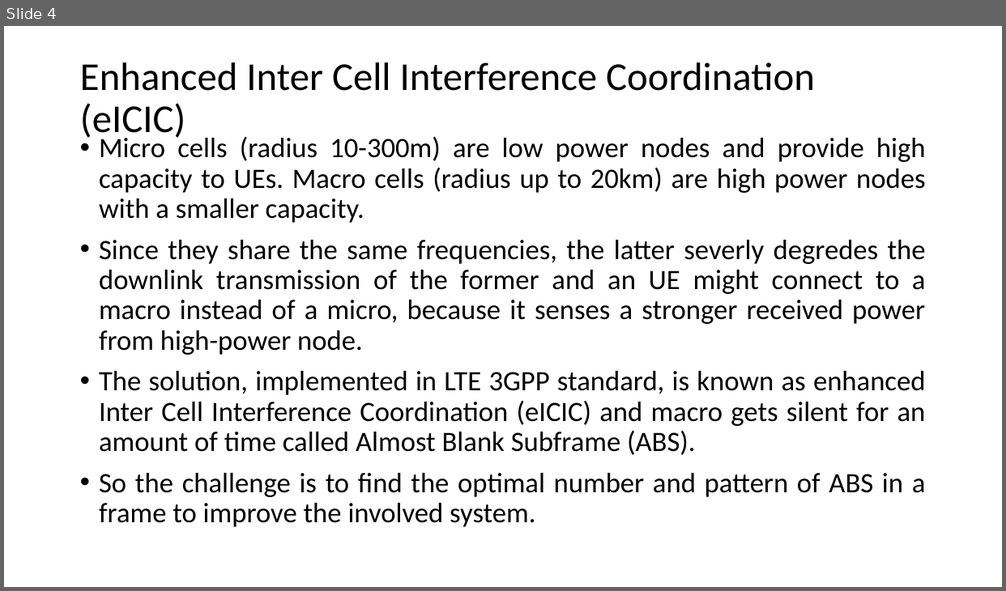
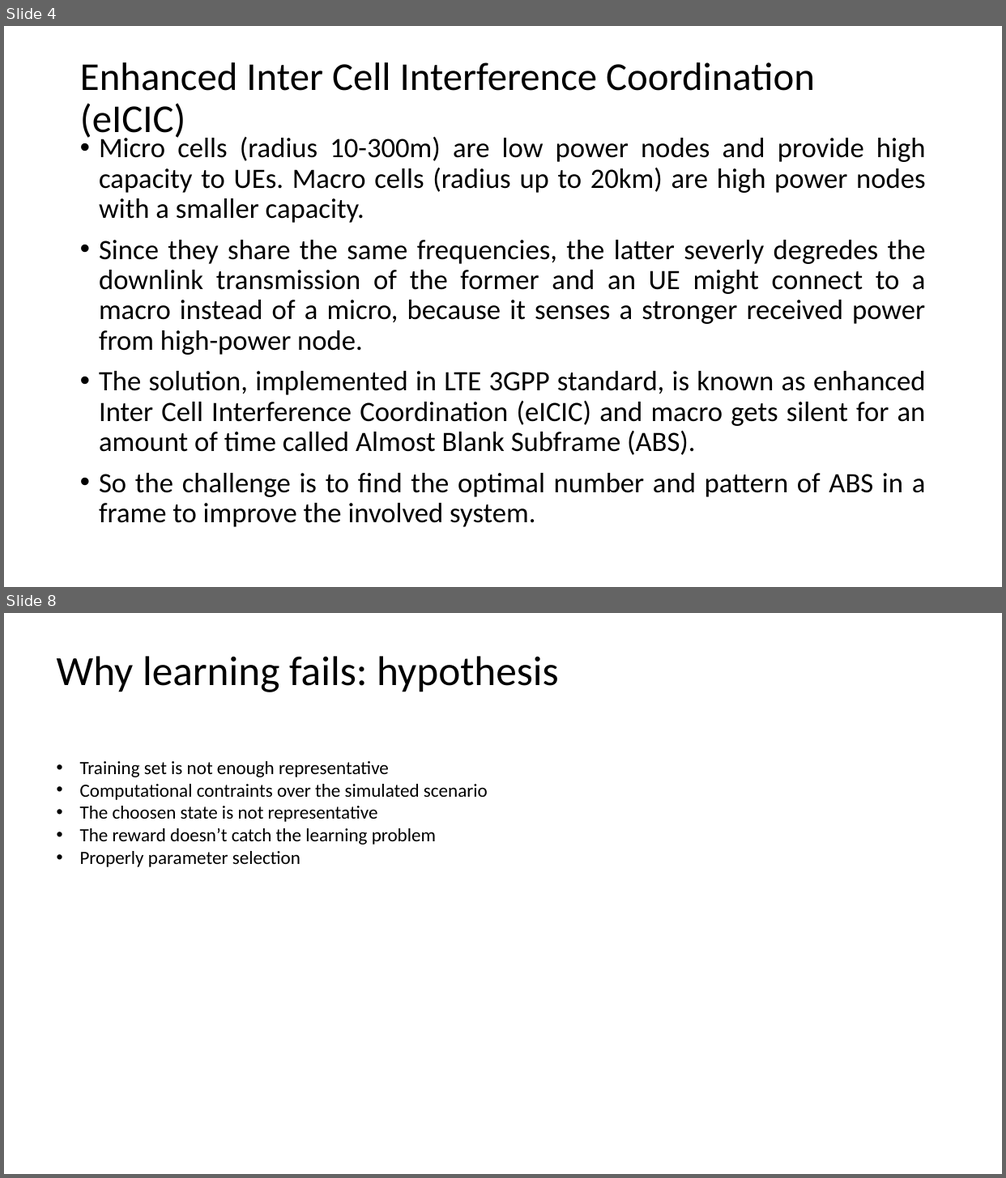
Before and after one commit to marcantonio14/Latex-writing, a slide deck: Self-Organizing Networks in LTE.pptx. Shown one above the other, each under a label of ours: slide 4 before the commit, slides 4 and 8 after it; the slides between them are not shown. The pictures are 1006x591 and 1006x1178 pixels, drawn with LibreOffice and Linux fonts; fonts in the diff are those of the drawing. Boxes give left, top, right and bottom in pixels: in the first picture for what was removed or moved away, otherwise in the second. Text is boxed around its words. In the diff, an @@ line names an element or a change of style, - is before the commit and + after.

```diff
--- a/Self-Organizing Networks in LTE.pptx
+++ b/Self-Organizing Networks in LTE.pptx
@@ slide 8 added at [4, 613, 1002, 1174], background #FFFFFF @@
@@ text added at [57, 656, 559, 692], 40 pt, text #000000 @@
+Why learning fails: hypothesis
@@ text added at [80, 761, 488, 867], 18 pt, text #000000 @@
+• Training set is not enough representative
+• Computational contraints over the simulated scenario
+• The choosen state is not representative
+• The reward doesn’t catch the learning problem
+• Properly parameter selection
```
Also in this commit, not shown: 4 other slides added, 1 other file.
